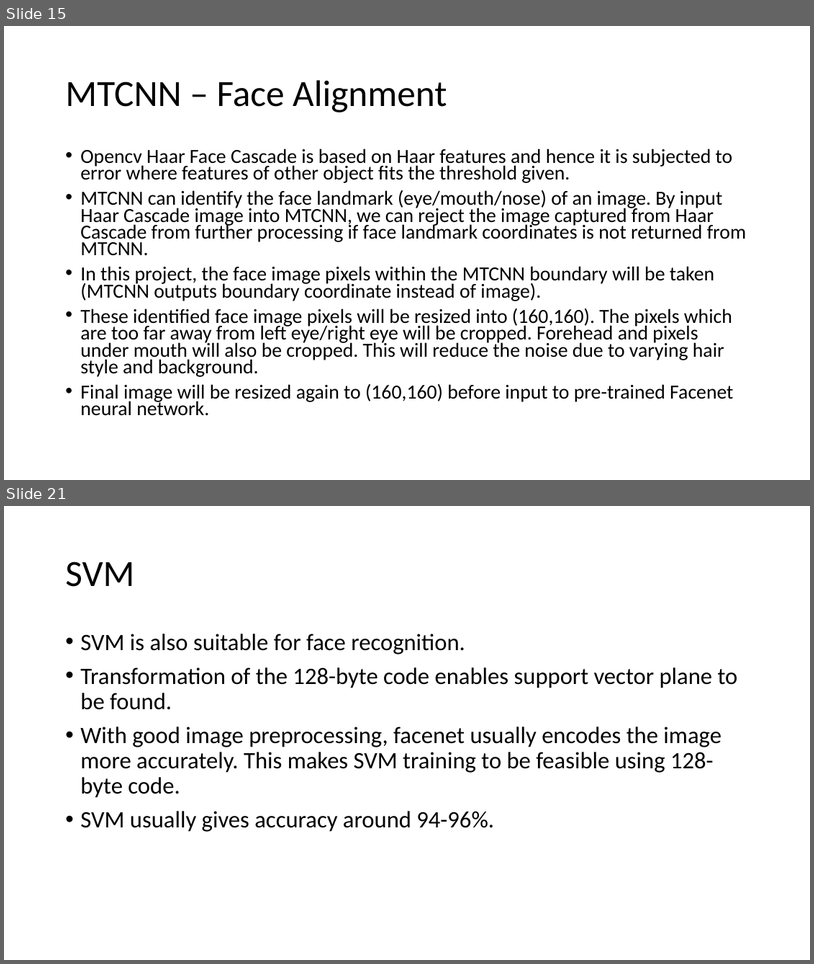
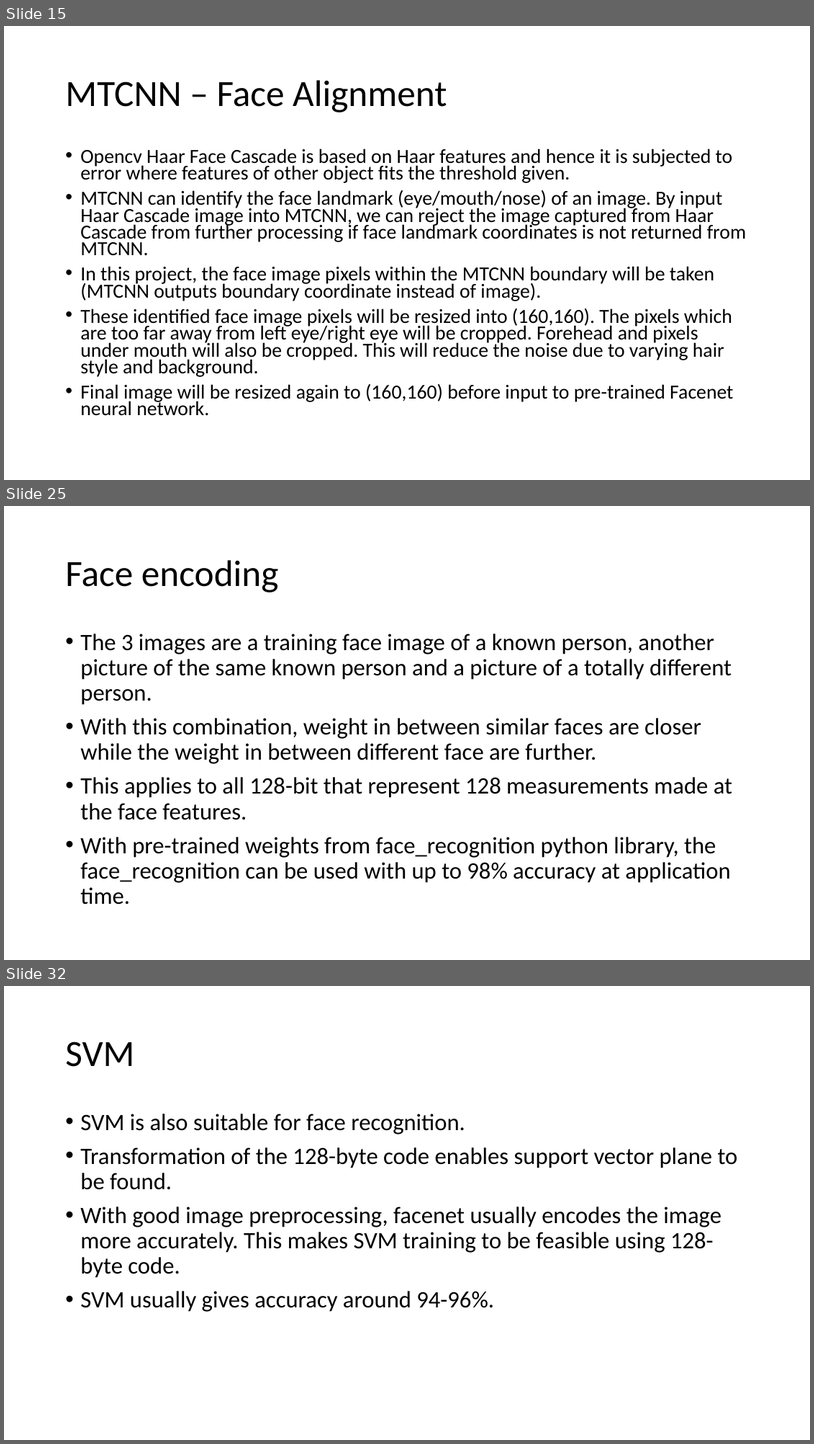
Before and after one commit to optimusium/capstone4, a slide deck: Face Recognition.pptx. Shown one above the other, each under a label of ours: slides 15 and 21 before the commit, slides 15, 25 and 32 after it; the slides between them are not shown. The pictures are 814x964 and 814x1444 pixels, drawn with LibreOffice and Linux fonts; fonts in the diff are those of the drawing. Boxes give left, top, right and bottom in pixels: in the first picture for what was removed or moved away, otherwise in the second. Text is boxed around its words. In the diff, an @@ line names an element or a change of style, - is before the commit and + after.

```diff
--- a/Face Recognition.pptx
+++ b/Face Recognition.pptx
@@ slide 25 added at (4,506,810,960), background #FFFFFF @@
@@ title added at (65,560,279,592), 44 pt, text #000000 @@
+Face encoding
@@ text added at (80,633,733,904), 28 pt, text #000000 @@
+• The 3 images are a training face image of a known person, another picture of the same known person and a picture of a totally different person.
+• With this combination, weight in between similar faces are closer while the weight in between different face are further.
+• This applies to all 128-bit that represent 128 measurements made at the face features.
+• With pre-trained weights from face_recognition python library, the face_recognition can be used with up to 98% accuracy at application time.
@@ what was slide 21 is now slide 32 @@
```
Also in this commit, not shown: 7 slides changed, 11 other slides added.
